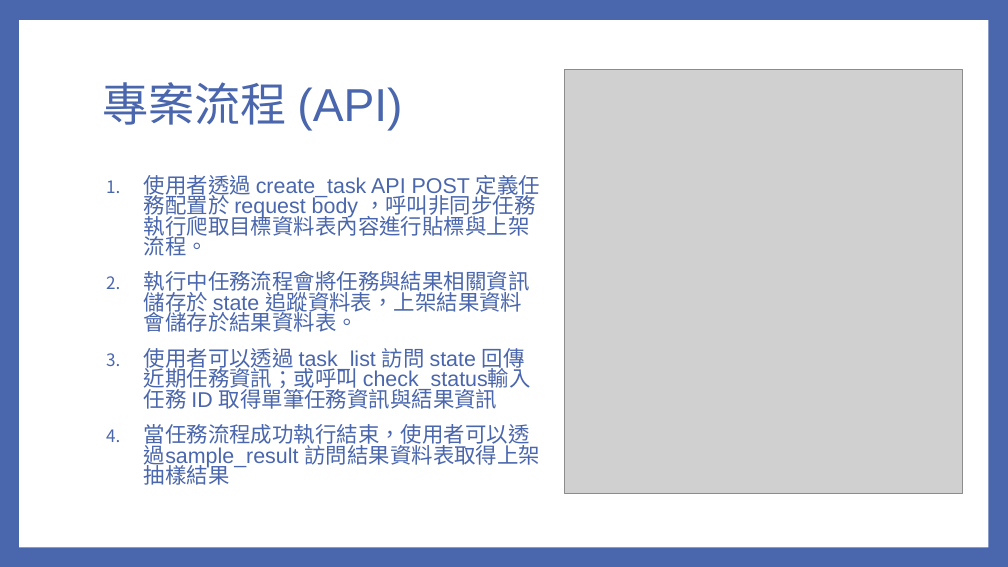
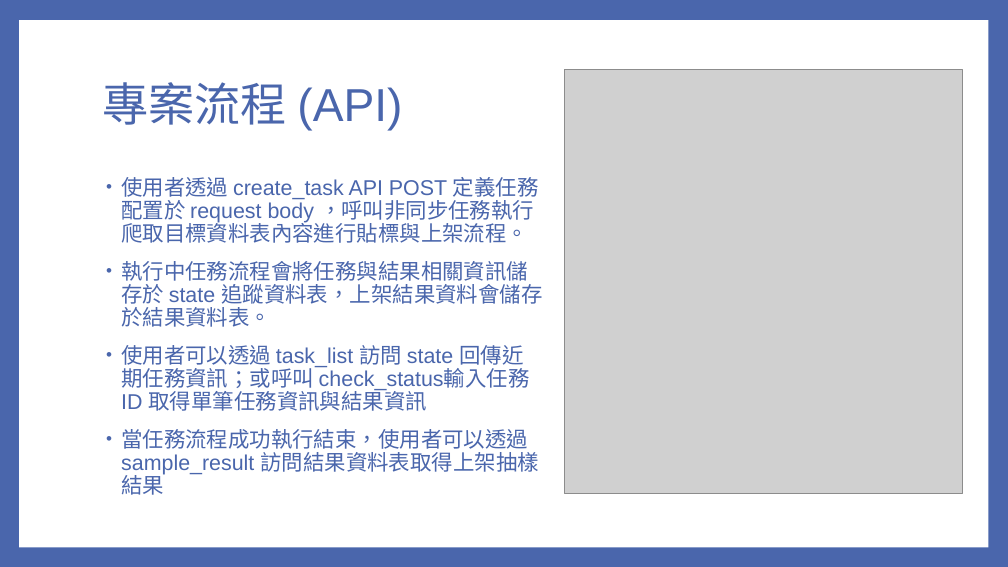
Before and after one commit to ychuang789/labelapi, a slide deck: slide 5 of Audience API v2.pptx. Drawn at 1008x567 pixels with LibreOffice and Linux fonts; fonts in the diff are those of the drawing; grey boxes stand for pictures. Boxes give left, top, right and bottom in pixels: in the first picture for what was removed or moved away, otherwise in the second. Text is boxed around its words. In the diff, an @@ line names an element or a change of style, - is before the commit and + after.

```diff
--- a/Audience API v2.pptx
+++ b/Audience API v2.pptx
@@ text "使用者透過 create_task API POST 定義任務配置於 ..." at bbox=[121, 177, 542, 495]: bullet 1. to •; line spacing 0.8 to 0.9 @@
```
Also in this commit, not shown: 6 other slides changed, 3 slides added, 2 other files.
